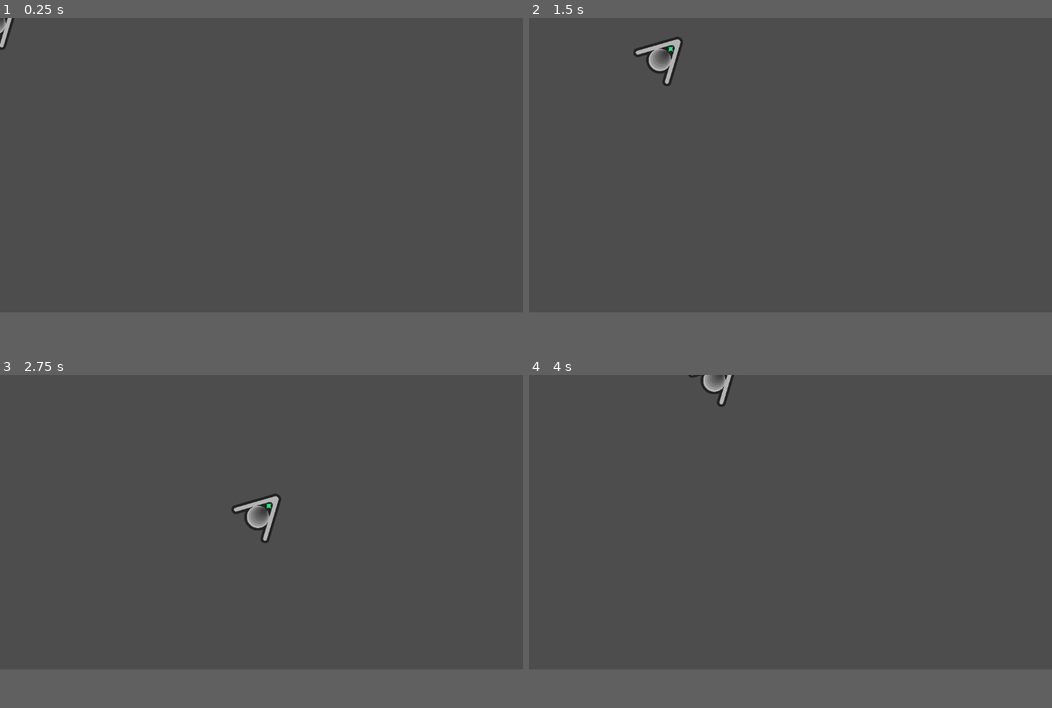
Above: before the commit, frames 1-4 (two rows, left to right).
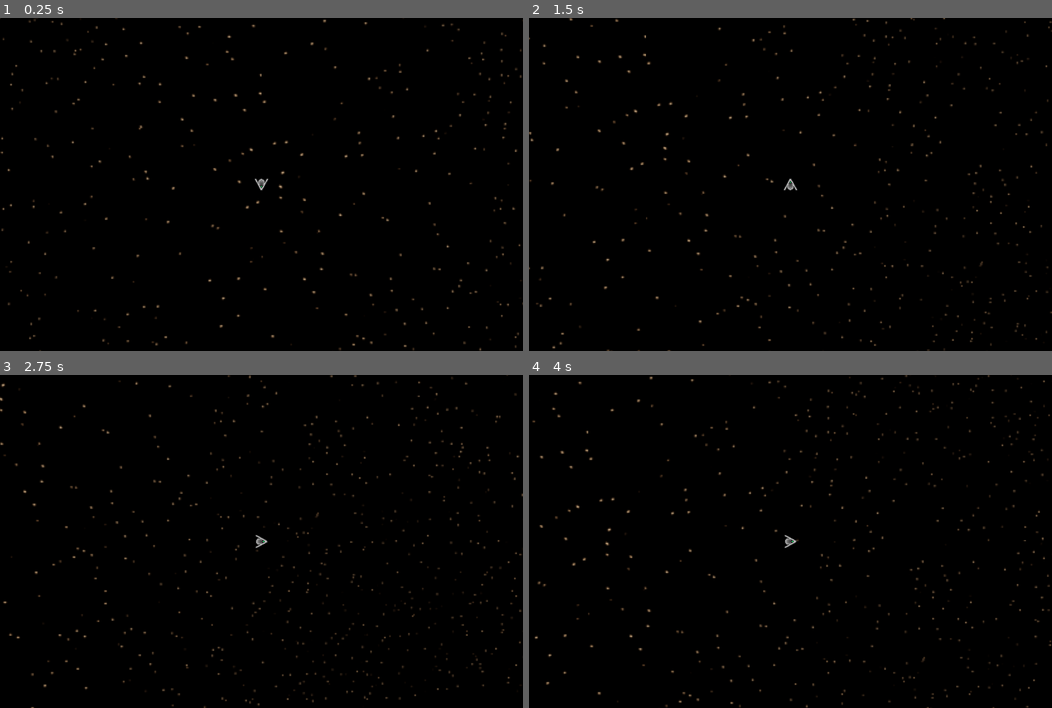
Above: after the commit, the same moments.

Repository: abroudoux/mds-game-jam
Game: Godot game, scene res://entities/main.tscn
Same seed, same stepped clock (60 frames per second), same inputs: the game is played once before the commit and once after it. Before the commit the project starts from res://entities/player.tscn.
Inputs:
- Up to frame 1 (0.25 s): no input
- Up to frame 2 (1.5 s): tap Enter at 0.5 s; hold Right (move_right) 0.53-1.28 s; hold Down (move_down) from 1.28 s (still down)
- Up to frame 3 (2.75 s): release Down (move_down) at 2.03 s; hold Right (move_right) from 2.03 s (still down)
- Up to frame 4 (4 s): release Right (move_right) at 2.78 s; hold Up (move_up) 2.78-3.53 s; hold Left (move_left) from 3.53 s (still down)
In our replay, the window is 800x450 before the commit and 800x509 after it. These sizes can differ from the game's own. Grey fills any space a smaller window leaves; there, only what the larger window draws over its background counts as a difference.

The runs differ from the first frame. In frame 1, 89% of the frame differs, in the area x 0-100%, y 0-100%; in frame 2, 88%; in frame 3, 89%; in frame 4, 89%.

Commit message:
import assets

Diff:
--- /dev/null
+++ b/entities/main.tscn
@@ -0,0 +1,37 @@
+[gd_scene load_steps=3 format=3 uid="uid://c178y0io7x4q"]
+
+[ext_resource type="Texture2D" uid="uid://d13namkmci814" path="res://assets/background/background-stars.png" id="1_pdjrt"]
+[ext_resource type="PackedScene" uid="uid://c22jkjlfunchi" path="res://entities/player.tscn" id="2_mjp3b"]
+
+[node name="main" type="TileMap"]
+format = 2
+
+[node name="TextureRect4" type="TextureRect" parent="."]
+offset_left = 1256.0
+offset_top = 704.0
+offset_right = 2512.0
+offset_bottom = 1408.0
+texture = ExtResource("1_pdjrt")
+
+[node name="TextureRect3" type="TextureRect" parent="."]
+offset_top = 704.0
+offset_right = 1256.0
+offset_bottom = 1408.0
+texture = ExtResource("1_pdjrt")
+
+[node name="TextureRect" type="TextureRect" parent="."]
+offset_right = 1256.0
+offset_bottom = 704.0
+texture = ExtResource("1_pdjrt")
+
+[node name="TextureRect2" type="TextureRect" parent="."]
+offset_left = 1256.0
+offset_right = 2512.0
+offset_bottom = 704.0
+texture = ExtResource("1_pdjrt")
+
+[node name="player" parent="." instance=ExtResource("2_mjp3b")]
+position = Vector2(1256, 704)
+
+[node name="camera" type="Camera2D" parent="player"]
+zoom = Vector2(2.5, 2.5)
--- a/entities/player.tscn
+++ b/entities/player.tscn
@@ -1,34 +1,59 @@
-[gd_scene load_steps=5 format=3 uid="uid://c22jkjlfunchi"]
+[gd_scene load_steps=8 format=3 uid="uid://c22jkjlfunchi"]
 
 [ext_resource type="Script" path="res://scripts/player.gd" id="1_ta2re"]
-[ext_resource type="Texture2D" uid="uid://bqlxou4tgoi5w" path="res://assets/rocket/starship_green.png" id="2_ao0v3"]
+[ext_resource type="Texture2D" uid="uid://dxb6xx0jvhoa4" path="res://assets/rocket/starship_greeen_s.png" id="2_j8d6g"]
+[ext_resource type="Texture2D" uid="uid://bn0a15vbb6ofy" path="res://assets/rocket/starship_green_o.png" id="3_bxhkk"]
+[ext_resource type="Texture2D" uid="uid://dlpgwd7qlvw8u" path="res://assets/rocket/starship_green_e.png" id="4_okpvu"]
+[ext_resource type="Texture2D" uid="uid://cyfcml4fbusop" path="res://assets/rocket/starship_green_n.png" id="5_uifgh"]
 
 [sub_resource type="SpriteFrames" id="SpriteFrames_v5duu"]
 animations = [{
 "frames": [{
 "duration": 1.0,
-"texture": ExtResource("2_ao0v3")
+"texture": ExtResource("2_j8d6g")
 }],
 "loop": true,
-"name": &"default",
+"name": &"down",
+"speed": 5.0
+}, {
+"frames": [{
+"duration": 1.0,
+"texture": ExtResource("3_bxhkk")
+}],
+"loop": true,
+"name": &"left",
+"speed": 5.0
+}, {
+"frames": [{
+"duration": 1.0,
+"texture": ExtResource("4_okpvu")
+}],
+"loop": true,
+"name": &"right",
+"speed": 5.0
+}, {
+"frames": [{
+"duration": 1.0,
+"texture": ExtResource("5_uifgh")
+}],
+"loop": true,
+"name": &"up",
 "speed": 5.0
 }]
 
-[sub_resource type="CapsuleShape2D" id="CapsuleShape2D_ggji6"]
-radius = 7.0
-height = 14.0
+[sub_resource type="CapsuleShape2D" id="CapsuleShape2D_g31ny"]
 
 [node name="player" type="Area2D"]
 script = ExtResource("1_ta2re")
 metadata/_edit_group_ = true
 
 [node name="AnimatedSprite2D" type="AnimatedSprite2D" parent="."]
-rotation = 0.785398
-scale = Vector2(0.1, 0.1)
+scale = Vector2(0.01, 0.01)
 sprite_frames = SubResource("SpriteFrames_v5duu")
+animation = &"down"
 
 [node name="CollisionShape2D" type="CollisionShape2D" parent="."]
 rotation = 1.5708
-shape = SubResource("CapsuleShape2D_ggji6")
+shape = SubResource("CapsuleShape2D_g31ny")
 
 [connection signal="body_entered" from="." to="." method="_on_body_entered"]
--- a/project.godot
+++ b/project.godot
@@ -11,12 +11,14 @@
 [application]
 
 config/name="mds-game-jam"
-run/main_scene="res://entities/player.tscn"
+run/main_scene="res://entities/main.tscn"
 config/features=PackedStringArray("4.2", "Forward Plus")
 config/icon="res://icon.svg"
 
 [display]
 
+window/size/viewport_width=2034
+window/size/viewport_height=1296
 window/size/mode=3
 window/size/initial_position_type=0
 window/stretch/mode="viewport"
--- a/scripts/background.gd
+++ /dev/null
@@ -1,13 +0,0 @@
-extends Node2D
-
-@export var speed = 400
-var screen_size
-var player : Node
-
-func _ready():
-	screen_size = get_viewport_rect().size
-
-	position = screen_size / 2
-
-func _process(delta):
-	pass
--- a/scripts/main.gd
+++ /dev/null
@@ -1,12 +0,0 @@
-extends Node2D
-
-var player : Node2D
-var background : Node2D
-
-func _ready():
-	player = $player
-	background = $background
-
-	player.position = get_viewport_rect().size / 2
-
-	background.position = get_viewport_rect().size / 2
--- a/scripts/player.gd
+++ b/scripts/player.gd
@@ -1,6 +1,6 @@
 extends Area2D
 
-@export var speed = 400
+@export var speed = 300
 var screen_size
 
 func _ready():
@@ -25,3 +25,12 @@
 
 	position += velocity * delta
 	position = position.clamp(Vector2.ZERO, screen_size)
+
+
+	if velocity.x != 0:
+		$AnimatedSprite2D.flip_h = velocity.x < 0
+		$AnimatedSprite2D.flip_v = false
+		$AnimatedSprite2D.animation = "left" if velocity.x < 0 else "right"
+	elif velocity.y != 0:
+		$AnimatedSprite2D.flip_v = velocity.y > 0
+		$AnimatedSprite2D.animation = "up" if velocity.y < 0 else "down"
Binary file removed: assets/rocket/rocket.png
Binary file added: assets/rocket/starship_greeen_s.png
Not shown, added: assets/rocket/starship_greeen_s.png.import
Binary file removed: assets/rocket/starship_green.png
Binary file added: assets/rocket/starship_green_e.png
Not shown, changed: assets/rocket/starship_green_e.png.import
Binary file added: assets/rocket/starship_green_n.png
Not shown, added: assets/rocket/starship_green_n.png.import
Binary file added: assets/rocket/starship_green_ne.png
Not shown, added: assets/rocket/starship_green_ne.png.import
Binary file added: assets/rocket/starship_green_no.png
Not shown, added: assets/rocket/starship_green_no.png.import
(and 8 more such lines)
